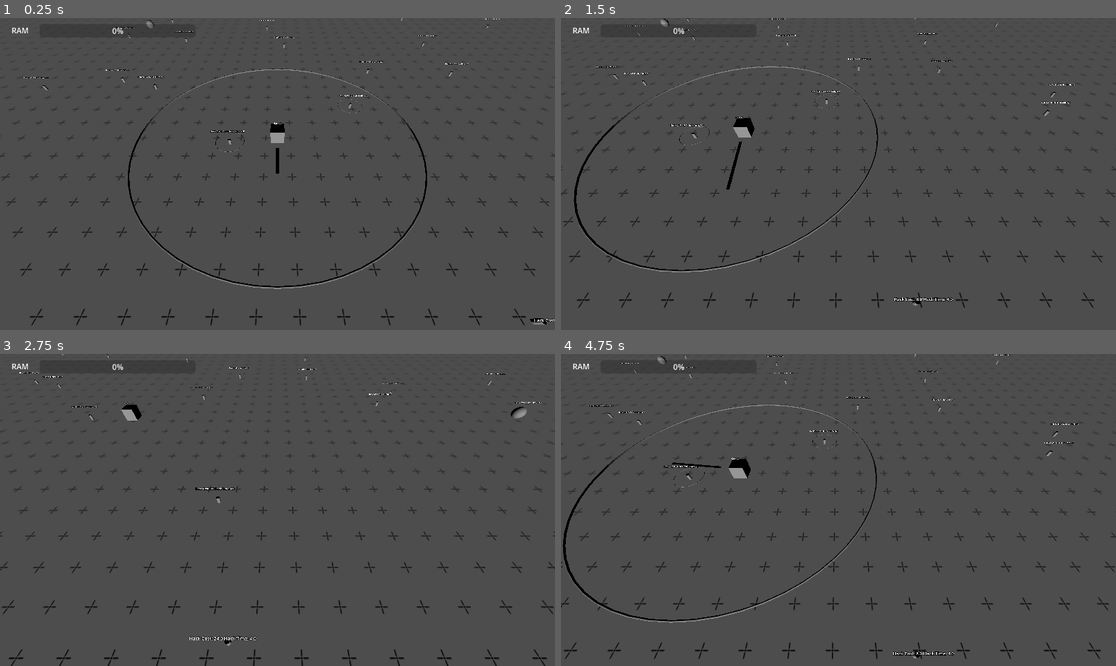
Above: before the commit, frames 1-4 (two rows, left to right).
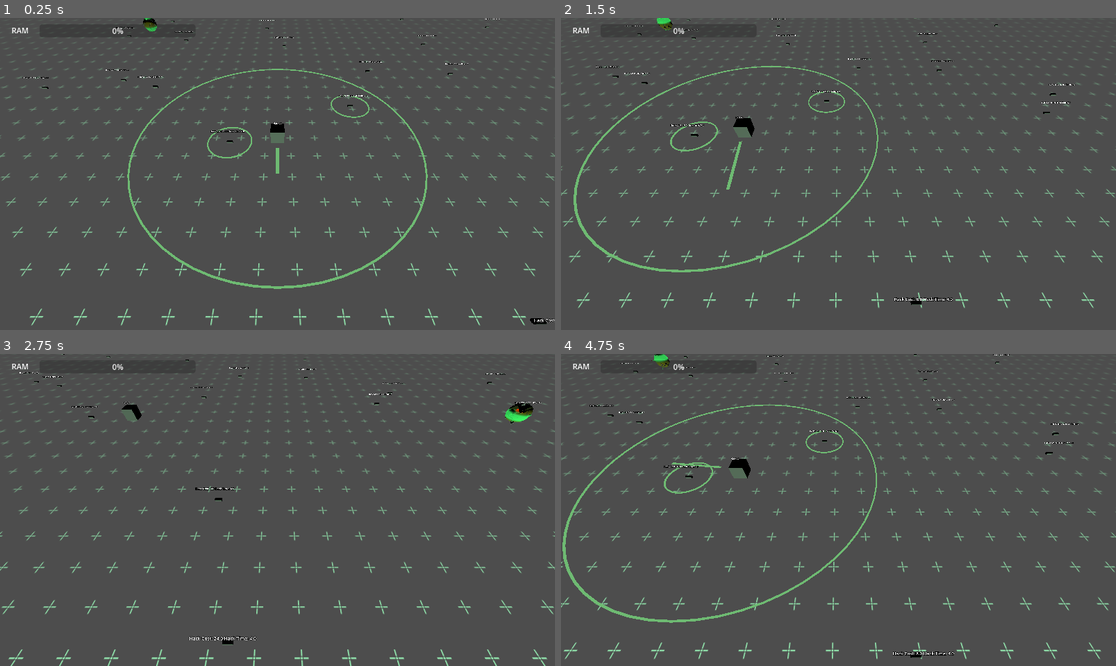
Above: after the commit, the same moments.

Repository: MrNavaStar/void.sys
Game: Godot game, scene res://scenes/world.tscn
Two runs of this game, one before a commit and one after it. Both use one fixed random seed, a clock stepped at 60 frames per second and the inputs below.
Inputs (mouse positions are in pixels of both pictures, inside the frame that each line leads up to):
- Up to frame 1 (0.25 s): no input
- Up to frame 2 (1.5 s): tap Enter at 0.5 s; move the mouse to (960, 158) at 0.52 s; press the mouse at (960, 158) at 0.53 s; hold D (right) 0.53-1.28 s; move the mouse to (727, 189) at 1.27 s; release the mouse at (727, 189) at 1.28 s; hold S (down) from 1.28 s (still down); click (727, 189) at 1.35 s
- Up to frame 3 (2.75 s): move the mouse to (333, 441) at 2.02 s; release S (down) at 2.03 s; press the mouse at (333, 441) at 2.03 s; hold D (right) from 2.03 s (still down); tap Mouse wheel up (zoom_in) at 2.1 s
- Up to frame 4 (4.75 s): move the mouse to (810, 572) at 2.77 s; release D (right) at 2.78 s; release the mouse at (810, 572) at 2.78 s; hold W (up) 2.78-3.53 s; tap Mouse wheel down (zoom_out) at 2.85 s; click (810, 572) at 3.05 s; move the mouse to (1005, 556) at 3.52 s; press the mouse at (1005, 556) at 3.53 s; hold A (left) from 3.53 s (still down); move the mouse to (672, 463) at 4.27 s; release the mouse at (672, 463) at 4.28 s; click (672, 463) at 4.35 s

The runs differ from the first frame. In frame 1, 4.7% of the frame differs, in the area x 0-100%, y 0-99%; in frame 2, 4.6%; in frame 3, 3.9%; in frame 4, 4.9%, in the area x 0-100%, y 0-98%.

Commit message:
finalized 3d scan shader

Diff:
--- /dev/null
+++ b/assets/materials/emission_material.tres
@@ -0,0 +1,5 @@
+[gd_resource type="StandardMaterial3D" format=3 uid="uid://di8qji5p67fvw"]
+
+[resource]
+shading_mode = 0
+albedo_color = Color(0.430257, 0.729124, 0.444906, 1)
--- a/assets/materials/planet_type_a_depleted.tres
+++ b/assets/materials/planet_type_a_depleted.tres
@@ -1,19 +1,12 @@
-[gd_resource type="ShaderMaterial" load_steps=8 format=3 uid="uid://dp3rcxukwdu05"]
+[gd_resource type="ShaderMaterial" load_steps=6 format=3 uid="uid://dp3rcxukwdu05"]
 
-[ext_resource type="Shader" uid="uid://ckdk8ojr0rjak" path="res://assets/materials/shaders/color_sweep.gdshader" id="1_3ueb3"]
 [ext_resource type="Shader" uid="uid://ddp3ry2q7ai38" path="res://assets/materials/shaders/wireframe_sweep.gdshader" id="1_5c8jc"]
 [ext_resource type="Shader" uid="uid://31w10womps2w" path="res://assets/materials/shaders/TypeA.gdshader" id="1_13nfk"]
 [ext_resource type="Texture2D" uid="uid://ma3jeaw42lh5" path="res://assets/nodes/TypeA_DepletedColors.png" id="2_5c8jc"]
 [ext_resource type="Texture2D" uid="uid://ilyak4uqkr2y" path="res://assets/nodes/TypeA_DepletedEmissiveColor.png" id="3_3ueb3"]
 
-[sub_resource type="ShaderMaterial" id="ShaderMaterial_sl8v0"]
-render_priority = 0
-shader = ExtResource("1_3ueb3")
-shader_parameter/color = Color(0.0793781, 0.307064, 0.257737, 1)
-
 [sub_resource type="ShaderMaterial" id="ShaderMaterial_3ueb3"]
-render_priority = 0
-next_pass = SubResource("ShaderMaterial_sl8v0")
+render_priority = 1
 shader = ExtResource("1_5c8jc")
 shader_parameter/color = Color(0.192029, 0.780171, 0.320052, 1)
 
--- a/assets/materials/shaders/TypeA.gdshader
+++ b/assets/materials/shaders/TypeA.gdshader
@@ -1,8 +1,14 @@
 shader_type spatial;
-render_mode  blend_mix, depth_draw_opaque, cull_back, diffuse_lambert, specular_schlick_ggx;
+render_mode  blend_mix, depth_draw_always, cull_back, diffuse_lambert, specular_schlick_ggx;
 
 uniform sampler2D tex_albedo : source_color;
 uniform sampler2D tex_emission : source_color;
+
+varying vec3 world_pos;
+
+void vertex() {
+	world_pos = (MODEL_MATRIX * vec4(VERTEX, 1.0)).xyz;
+}
 
 void fragment() {
 	vec4 vec4_albedo = texture(tex_albedo, UV);
@@ -10,6 +16,10 @@
 	vec3 base_albedo = vec3(vec4_albedo.xyz);
 	vec3 base_emission = vec3(vec4_emission.xyz);
 
+	float positional_map = 0.4 * sin(TIME * 2.0 + 4.0 * world_pos.y) + 1.0;
+	float wireframe_map =  clamp(positional_map, 0, 1);
+
 	ALBEDO = base_albedo;
 	EMISSION = base_emission;
+	ALPHA = wireframe_map;
 }
--- a/assets/materials/shaders/wireframe_sweep.gdshader
+++ b/assets/materials/shaders/wireframe_sweep.gdshader
@@ -1,19 +1,19 @@
 shader_type spatial;
-render_mode  wireframe;
+render_mode wireframe;
 
 uniform vec3 color : source_color;
 varying vec3 world_pos;
 
 void vertex() {
-	world_pos = (vec4(VERTEX, 1.0)).xyz;
+	world_pos = (MODEL_MATRIX * vec4(VERTEX, 1.0)).xyz;
 }
 
 void fragment() {
 	// scanner sweep effect
-	float positional_map = 0.8 * sin(TIME * 2.0 + 0.1 * world_pos.y) + 0.4;
-	float wireframe_map =  clamp(positional_map, 0, 1);
+	float positional_map = -1.0 * sin(TIME * 2.0 + 4.0 * world_pos.y) + 0.4;
+	float wireframe_map = clamp(positional_map, 0, 1);
 
 	ALBEDO = color;
-	EMISSION = color;
+	EMISSION = color * wireframe_map;
 	ALPHA = wireframe_map;
 }
--- a/scenes/inherited_scenes/planet_type_a_depleted.tscn
+++ b/scenes/planets/planet_type_a_depleted.tscn
@@ -83,6 +83,7 @@
 [node name="Planet-TypeA-Depleted" instance=ExtResource("1_jhybg")]
 
 [node name="Planet_TypeA_Depleted_01" parent="." index="0"]
+transform = Transform3D(0.01, 0, 0, 0, 0.00565629, 0.0082466, 0, -0.0082466, 0.00565629, 0, 0, 0)
 mesh = SubResource("ArrayMesh_unojc")
 
 [node name="Planet_TypeA_Depleted_Lights_01" parent="Planet_TypeA_Depleted_01" index="0"]
--- a/scenes/space_node.tscn
+++ b/scenes/space_node.tscn
@@ -1,8 +1,7 @@
 [gd_scene load_steps=7 format=3 uid="uid://dm6utgsyuev2y"]
 
 [ext_resource type="Script" uid="uid://dg0qfy6s8df13" path="res://scripts/space_node.gd" id="1_4xayg"]
-
-[sub_resource type="SphereMesh" id="SphereMesh_cw5of"]
+[ext_resource type="Material" uid="uid://di8qji5p67fvw" path="res://assets/materials/emission_material.tres" id="2_2rj4j"]
 
 [sub_resource type="SphereShape3D" id="SphereShape3D_cw5of"]
 radius = 0.951168
@@ -14,7 +13,9 @@
 radius = 0.549614
 
 [sub_resource type="TorusMesh" id="TorusMesh_4xayg"]
-inner_radius = 1.02
+material = ExtResource("2_2rj4j")
+inner_radius = 1.5
+outer_radius = 1.6
 
 [node name="SpaceNode" type="Node3D"]
 script = ExtResource("1_4xayg")
@@ -22,7 +23,6 @@
 [node name="Object" type="Node3D" parent="."]
 
 [node name="MeshInstance3D" type="MeshInstance3D" parent="Object"]
-mesh = SubResource("SphereMesh_cw5of")
 
 [node name="ClickHitbox" type="Area3D" parent="Object"]
 
--- a/scenes/test_world_scene.tscn
+++ b/scenes/test_world_scene.tscn
@@ -1,6 +1,6 @@
 [gd_scene load_steps=3 format=3 uid="uid://dnk10j2pkokkr"]
 
-[ext_resource type="PackedScene" uid="uid://vuiexlyqe5tt" path="res://scenes/inherited_scenes/planet_type_a_depleted.tscn" id="2_dl56c"]
+[ext_resource type="PackedScene" uid="uid://vuiexlyqe5tt" path="res://scenes/planets/planet_type_a_depleted.tscn" id="2_dl56c"]
 [ext_resource type="Script" uid="uid://dh1g20iil02r" path="res://scripts/camera_controller.gd" id="3_kn1xl"]
 
 [node name="TestWorldScene" type="Node3D"]
--- a/scenes/world.tscn
+++ b/scenes/world.tscn
@@ -6,18 +6,23 @@
 [ext_resource type="Script" uid="uid://bdyl7ijpq7ii" path="res://scripts/edger.gd" id="4_k0juu"]
 [ext_resource type="Script" uid="uid://bdsvyu7l4eksf" path="res://scripts/compute_power_bar.gd" id="5_71j4m"]
 [ext_resource type="Script" uid="uid://celeggxoxwqmy" path="res://scripts/virtual_cursor.gd" id="5_qfnet"]
+[ext_resource type="Material" uid="uid://di8qji5p67fvw" path="res://assets/materials/emission_material.tres" id="6_i7141"]
 
 [sub_resource type="PlaneMesh" id="PlaneMesh_k0juu"]
 
 [sub_resource type="StandardMaterial3D" id="StandardMaterial3D_71j4m"]
 transparency = 1
 albedo_texture = ExtResource("3_4wyf3")
+emission_enabled = true
+emission = Color(0.244729, 0.550309, 0.294981, 1)
+emission_energy_multiplier = 2.52
 uv1_scale = Vector3(1000, 1000, 1000)
 
 [sub_resource type="SphereShape3D" id="SphereShape3D_qfnet"]
 radius = 0.17907
 
 [sub_resource type="RibbonTrailMesh" id="RibbonTrailMesh_qfnet"]
+material = ExtResource("6_i7141")
 shape = 0
 size = 0.2
 
@@ -26,7 +31,10 @@
 metadata/_edit_lock_ = true
 
 [node name="DirectionalLight3D" type="DirectionalLight3D" parent="."]
-transform = Transform3D(1, 0, 0, 0, 1, 0, 0, 0, 1, 0, 61.8032, 58.6319)
+transform = Transform3D(1, 0, 0, 0, 0.627229, -0.778835, 0, 0.778835, 0.627229, 0, 0, 0)
+light_color = Color(0.669092, 0.845121, 0.698641, 1)
+light_energy = 1.039
+light_indirect_energy = 3.493
 
 [node name="CameraRig" type="Node3D" parent="."]
 transform = Transform3D(1, 0, 0, 0, 1, 0, 0, 0, 1, 0, 10, 11.6009)
--- a/scripts/camera_controller.gd
+++ b/scripts/camera_controller.gd
@@ -23,6 +23,7 @@
 	pivot.rotation.x = rot_target
 
 
+# TODO: scale movement speed relative to current zoom (closer = slower)
 func _update_pos_target() -> void:
 	var input_direction := Input.get_vector("left", "right", "up", "down")
 	pos_target += (
--- a/scripts/edger.gd
+++ b/scripts/edger.gd
@@ -19,6 +19,7 @@
 	ribbon_trail.shape = RibbonTrailMesh.SHAPE_FLAT
 	ribbon_trail.sections = 2
 	ribbon_trail.section_length = edge_length / ribbon_trail.sections - 0.4
+	ribbon_trail.material = load("res://assets/materials/emission_material.tres")
 
 	var edge := MeshInstance3D.new()
 	edge.mesh = ribbon_trail
--- a/scripts/space_node.gd
+++ b/scripts/space_node.gd
@@ -38,7 +38,12 @@
 
 
 func make_planet() -> void:
-	($Object/MeshInstance3D as MeshInstance3D).mesh = SphereMesh.new()
+	var planet_scene: PackedScene = load("res://scenes/planets/planet_type_a_depleted.tscn")
+	var planet: Node3D = planet_scene.instantiate()
+	planet.rotation.x = randf_range(1, 2 * PI)
+	planet.rotation.y = randf_range(0, 2 * PI)
+	planet.rotation.z = randf_range(0, 2 * PI)
+	$Object.add_child(planet)
 	hack_cost = [32, 48, 64][randi_range(0, 2)]
 	hack_time = randi_range(8, 16)
 	_update_label()
@@ -48,6 +53,7 @@
 	var meshinstance3D: MeshInstance3D = $Object/MeshInstance3D
 	meshinstance3D.mesh = CylinderMesh.new()
 	meshinstance3D.scale = Vector3(0.2, 0.2, 0.2)
+	meshinstance3D.rotation = Vector3(0, 0, PI / 2)
 	hack_cost = [8, 16, 24][randi_range(0, 2)]
 	hack_time = randi_range(3, 6)
 	_update_label()
@@ -75,6 +81,7 @@
 func generate_ring(radius: float, difference: float) -> void:
 	range_ring = MeshInstance3D.new()
 	var torus := TorusMesh.new()
+	torus.material = load("res://assets/materials/emission_material.tres")
 	torus.inner_radius = radius
 	torus.outer_radius = radius + difference
 	range_ring.mesh = torus
Not shown: 1 places in scenes/world.tscn that only renumber resources
